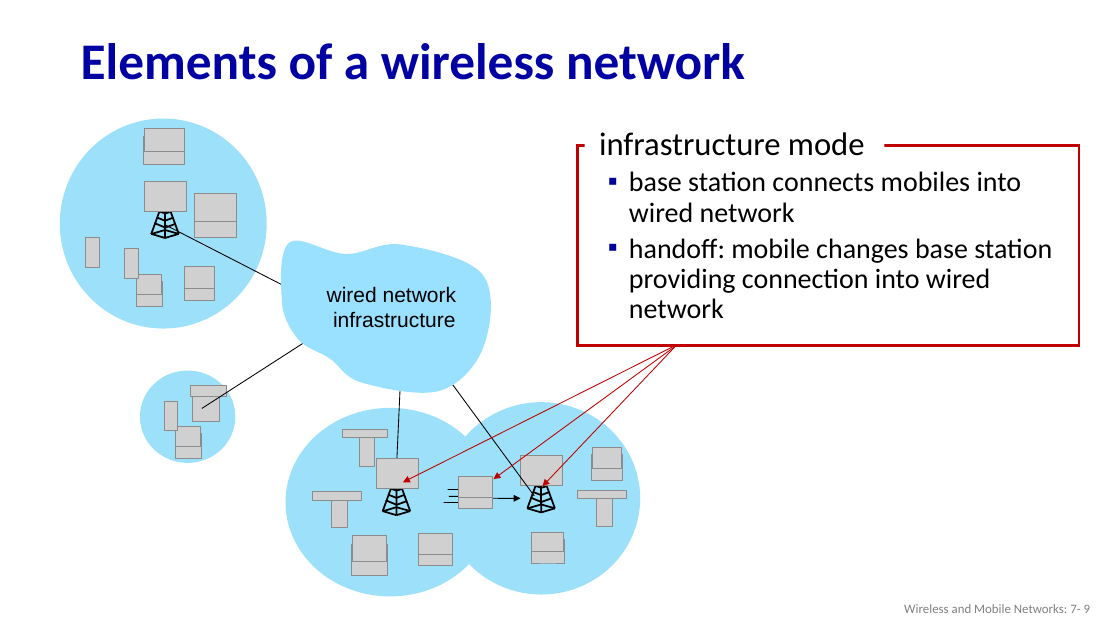
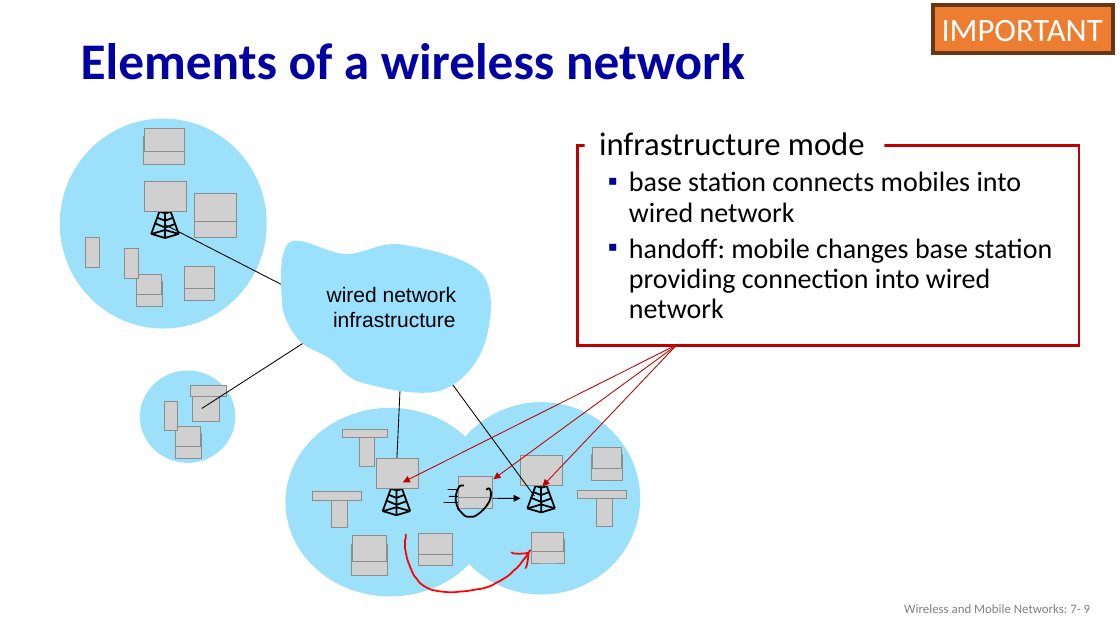
Before and after one commit to guhofstra/CSC175, a slide deck: slide 9 of PPTs/7.1 Wireless.pptx. Drawn at 1120x630 pixels with LibreOffice and Linux fonts; fonts in the diff are those of the drawing; grey boxes stand for pictures; background and template pictures are left out. Boxes give left, top, right and bottom in pixels: in the first picture for what was removed or moved away, otherwise in the second. Text is boxed around its words. In the diff, an @@ line names an element or a change of style, - is before the commit and + after.

```diff
--- a/PPTs/7.1 Wireless.pptx
+++ b/PPTs/7.1 Wireless.pptx
@@ rectangle added at (933, 5, 1113, 53), fill #ED7D31, outline #683715 3 pt, 28 pt, text #FFFFFF @@
+IMPORTANT
@@ freeform shape added at (456, 486, 492, 517), outline #000000 1.5 pt @@
@@ freeform shape added at (405, 535, 530, 592), outline #FF0000 1.5 pt @@
@@ freeform shape added at (513, 553, 528, 568), outline #FF0000 1.5 pt @@
```
Also in this commit, not shown: 23 other slides changed, 1 slide added, 1 other file.
